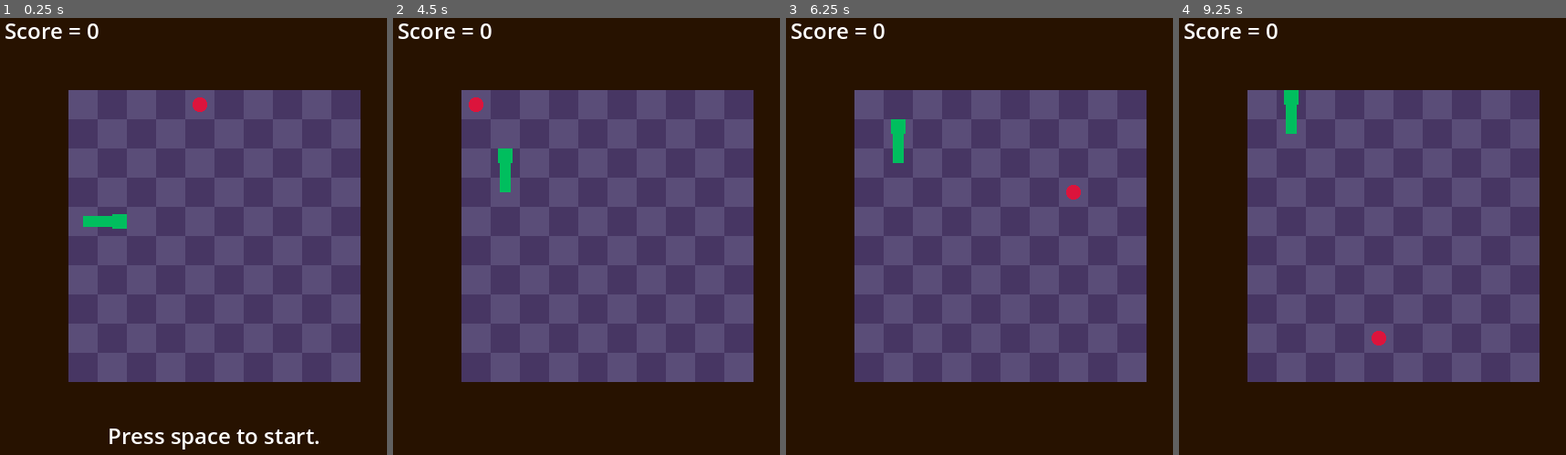
Above: before the commit, frames 1-4 (left to right).
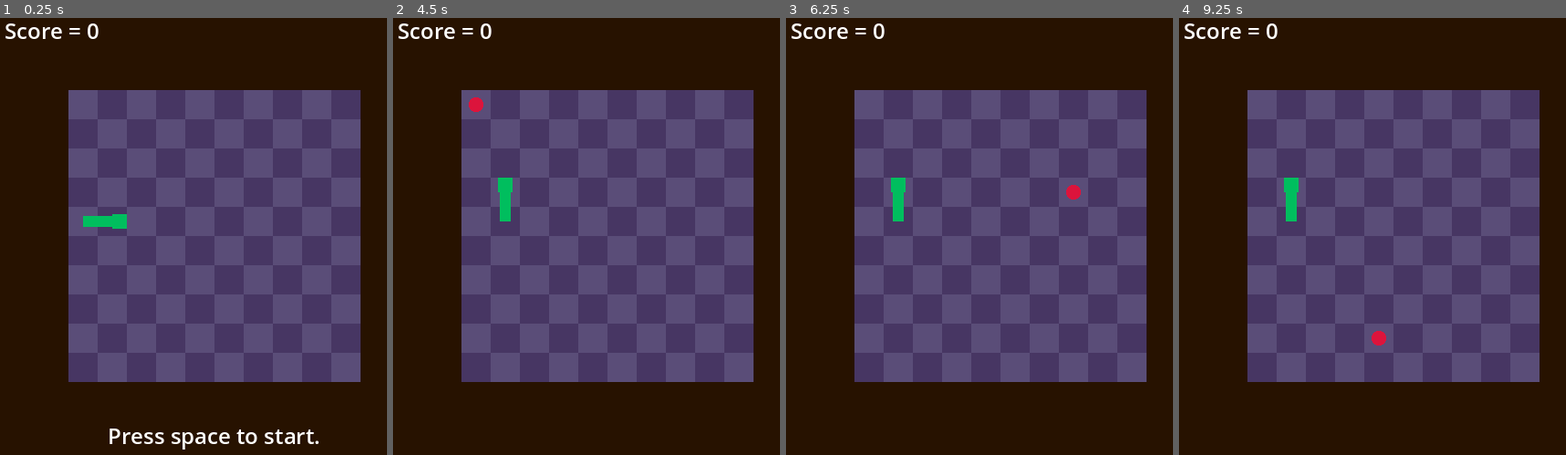
Above: after the commit, the same moments.

Repository: AlmostBiley/CoreMechanicsChallenge-Snake
Game: Godot game, scene res://snake_game.tscn
Same seed, same stepped clock (60 frames per second), same inputs: the game is played once before the commit and once after it.
Inputs:
- Up to frame 1 (0.25 s): no input
- Up to frame 2 (4.5 s): tap Enter at 0.5, 3.5 s; hold D (move_right) 0.53-1.28 s; hold W (move) 0.53-1.28 s; tap Space (pause) at 1.25, 4.15 s; hold S (move_down) 1.28-2.03 s; tap W (move) at 1.35, 2.85, 4.35 s; hold W (move) 2.03-2.78 s; hold D (move_right) 2.03-3.53 s; hold W (move) 3.53-4.28 s; hold A (move_left) from 3.53 s (still down)
- Up to frame 3 (6.25 s): release A (move_left) at 5.03 s; hold S (move_down) 5.03-5.78 s; hold W (move) 5.03-5.78 s; tap Space (pause) at 5.75 s; hold D (move_right) from 5.78 s (still down); tap W (move) at 5.85 s
- Up to frame 4 (9.25 s): hold W (move) 6.53-7.28 s; tap W (move) at 7.35, 8.85 s; tap Enter at 8 s; release D (move_right) at 8.03 s; hold S (move_down) 8.03-8.78 s; hold W (move) 8.03-8.78 s; tap Space (pause) at 8.75 s; hold A (move_left) from 8.78 s (still down)

The runs differ from the first frame. In frame 1, 0.1% of the frame differs, in the area x 49-54%, y 18-22%; in frame 2, 0.4%; in frame 3, 0.6%, in the area x 27-31%, y 23-47%; in frame 4, 0.6%.

Commit message:
Fixed retry game bug having doubled up ticks

Diff:
--- a/snake_game.gd
+++ b/snake_game.gd
@@ -34,9 +34,11 @@
 # Called when the node enters the scene tree for the first time.
 func _ready() -> void:
 	reset_game()
+	snake.alive = false
 	message = "Press space to start."
 	pause = true
-	start_game()
+	on_game_tick()
+	#start_game()
 
 func reset_game() -> void:
 	# Set up snake
@@ -47,13 +49,14 @@
 	tick.connect(snake.on_game_tick)
 	# Set up grid
 	grid_objects.clear()
-	add_food()
 	# Set up messages
 	score = 0
 	message = ""
 
 func start_game() -> void:
-	on_game_tick()
+	add_food()
+	play_sfx(SFX_STARTGAME)
+	pause = false
 
 func play_sfx(to_play : AudioStream) -> void:
 	stream = to_play
